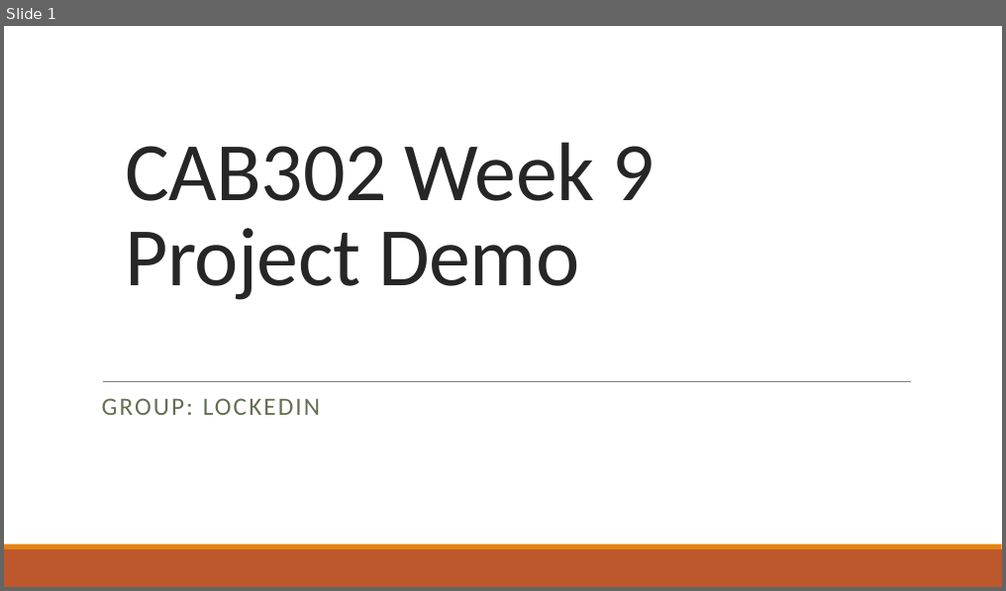
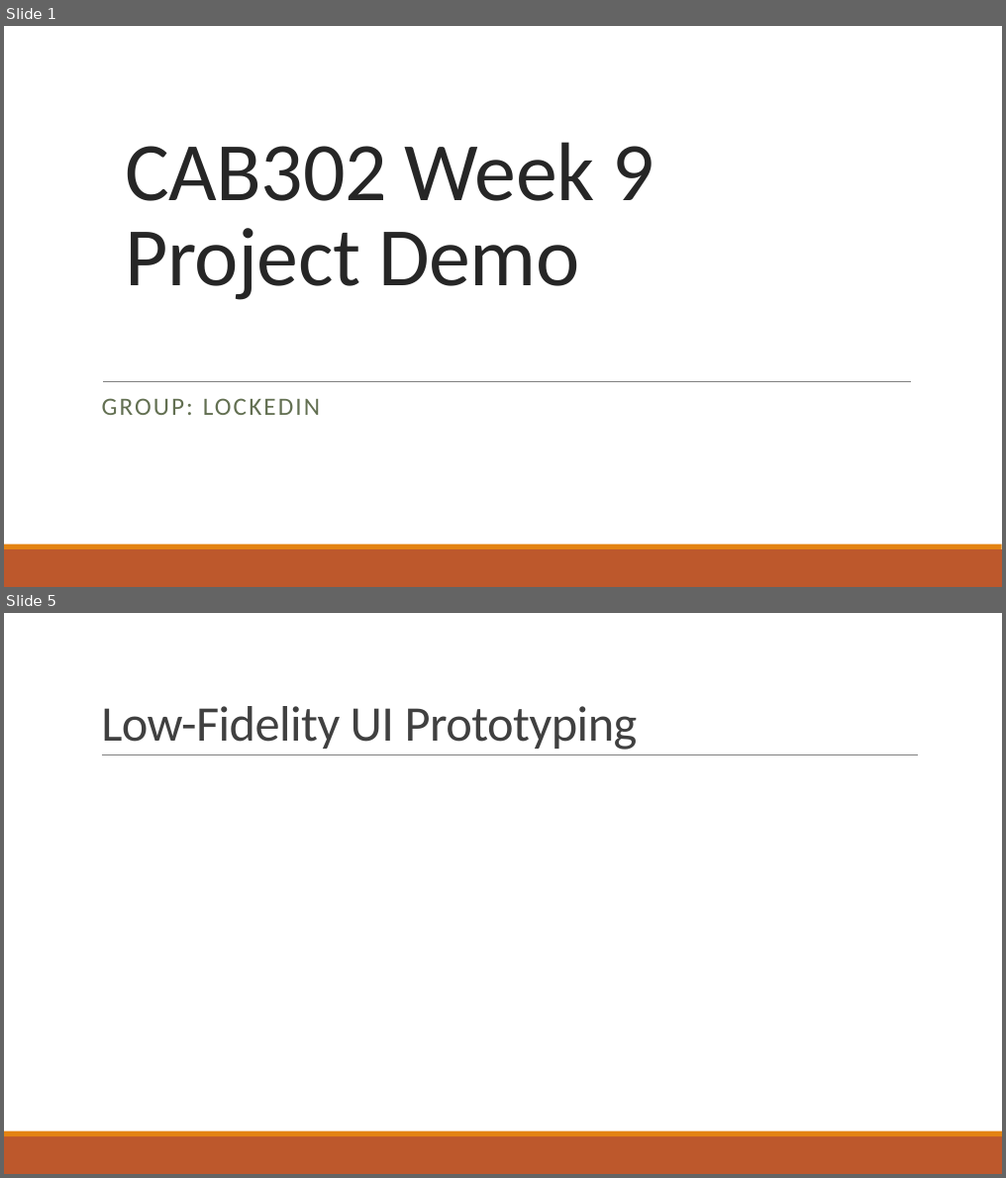
Before and after one commit to Kipkangaroo/CAB302_Project, a slide deck: Resources/Week 9 Video/Week 9 Video Presentation.pptx. Shown one above the other, each under a label of ours: slide 1 before the commit, slides 1 and 5 after it; the slides between them are not shown. The pictures are 1006x591 and 1006x1178 pixels, drawn with LibreOffice and Linux fonts; fonts in the diff are those of the drawing. Boxes give left, top, right and bottom in pixels: in the first picture for what was removed or moved away, otherwise in the second. Text is boxed around its words. In the diff, an @@ line names an element or a change of style, - is before the commit and + after.

```diff
--- a/Resources/Week 9 Video/Week 9 Video Presentation.pptx
+++ b/Resources/Week 9 Video/Week 9 Video Presentation.pptx
@@ slide 5 added at (x1=4, y1=613, x2=1002, y2=1174), background #FFFFFF; not listed: 2 template elements that a slide beside it also shows @@
@@ title added at (x1=101, y1=706, x2=638, y2=750), 48 pt, text #404040 @@
+Low-Fidelity UI Prototyping
@@ line added from (102, 756) to (918, 756), #808080 0.5 pt @@
```
Also in this commit, not shown: 2 slides changed, 7 other slides added, 4 slides removed, 7 other files.
